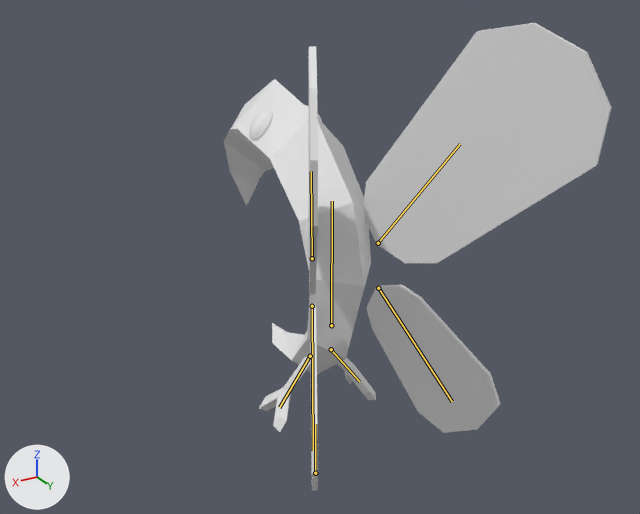
A saved change to the Blender file blender inbox/moonbird/moon bird.blend.
Before and after are seen from a camera (50 mm lens) standing at (0.507, 0.857, 0.747) and looking at (0.012, 0.031, 0.334). The axes (+X, +Y, +Z) are drawn at lower left. The lights are the same throughout. The bones that bend it are drawn over the model as lines.

Objects in the first picture: 'moon bird'.
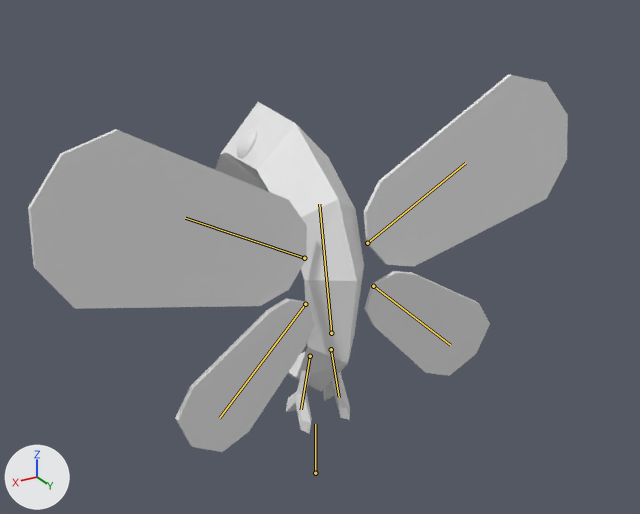
The newer file adds an action. The first version stands in its rest pose; the second is drawn at frame 86 of the action 'perched'.

Changed parts and their boxes (x1, y1, x2, y2) in the pictures (640 x 514 px):
'moon bird', posed (39% wider, 19% shorter)
    before: (224, 23, 612, 490)
    after: (28, 74, 568, 452)
bone 'body', root to tip
    before: (331, 325) to (332, 201)
    after: (331, 333) to (319, 204)
bone 'topwing_l', root to tip
    before: (312, 258) to (311, 171)
    after: (304, 258) to (185, 218)
bone 'bottomwing_l', root to tip
    before: (312, 306) to (313, 450)
    after: (305, 304) to (219, 418)
bone 'leg_l', root to tip
    before: (310, 356) to (279, 407)
    after: (310, 356) to (301, 409)
bone 'topwing_r', root to tip
    before: (378, 243) to (460, 144)
    after: (367, 243) to (465, 163)
bone 'bottomwing_r', root to tip
    before: (378, 288) to (452, 401)
    after: (373, 286) to (450, 345)
bone 'leg_r', root to tip
    before: (331, 349) to (359, 381)
    after: (331, 349) to (339, 397)

The change, as a diff of the scene's bpy script:
```diff
--- a/blender inbox/moonbird/moon bird.blend.py
+++ b/blender inbox/moonbird/moon bird.blend.py
@@ bone_body @@
 bone_body = bpy.data.objects['Armature'].pose.bones['body']  # child of 'base'
-bone_body.location = (0.0, 0.0, 0.0)
-bone_body.rotation_quaternion = (1.0, 0.0, 0.0, 0.0)  # degrees (0, 0, 0)
+bone_body.location = (0.0, -0.13, 0.0)
+bone_body.rotation_quaternion = (0.996, 0.087, 0.0, 0.0)  # degrees (10, 0, 0)
@@ bone_topwing_l @@
 bone_topwing_l = bpy.data.objects['Armature'].pose.bones['topwing_l']  # child of 'body'
-bone_topwing_l.location = (0.0, 0.0, 0.0)
-bone_topwing_l.rotation_quaternion = (1.0, 0.0, 0.0, 0.0)  # degrees (0, 0, 0)
+bone_topwing_l.location = (-0.02, 0.0, 0.0)
+bone_topwing_l.rotation_quaternion = (0.849, -0.067, -0.349, -0.391)  # degrees (12, -40, -54)
@@ bone_bottomwing_l @@
 bone_bottomwing_l = bpy.data.objects['Armature'].pose.bones['bottomwing_l']  # child of 'body'
-bone_bottomwing_l.location = (0.0, 0.0, 0.0)
-bone_bottomwing_l.rotation_quaternion = (1.0, 0.0, 0.0, 0.0)  # degrees (0, 0, 0)
+bone_bottomwing_l.location = (0.03, -0.04, -0.01)
+bone_bottomwing_l.rotation_quaternion = (0.892, -0.141, 0.259, -0.343)  # degrees (-27, 21, -47)
@@ bone_leg_l @@
 bone_leg_l = bpy.data.objects['Armature'].pose.bones['leg_l']  # child of 'body'
-bone_leg_l.location = (0.0, 0.0, 0.0)
-bone_leg_l.rotation_quaternion = (1.0, 0.0, 0.0, 0.0)  # degrees (0, 0, 0)
+bone_leg_l.location = (-0.08, -0.15, -0.11)
+bone_leg_l.rotation_quaternion = (0.97, 0.226, -0.034, 0.08)  # degrees (26, -6, 8)
@@ bone_topwing_r @@
 bone_topwing_r = bpy.data.objects['Armature'].pose.bones['topwing_r']  # child of 'body'
-bone_topwing_r.location = (0.0, 0.0, 0.0)
-bone_topwing_r.rotation_quaternion = (1.0, 0.0, 0.0, 0.0)  # degrees (0, 0, 0)
+bone_topwing_r.location = (0.02, 0.0, 0.0)
+bone_topwing_r.rotation_quaternion = (0.849, -0.067, 0.349, 0.391)  # degrees (12, 40, 54)
@@ bone_bottomwing_r @@
 bone_bottomwing_r = bpy.data.objects['Armature'].pose.bones['bottomwing_r']  # child of 'body'
-bone_bottomwing_r.location = (0.0, 0.0, 0.0)
-bone_bottomwing_r.rotation_quaternion = (1.0, 0.0, 0.0, 0.0)  # degrees (0, 0, 0)
+bone_bottomwing_r.location = (-0.03, -0.04, -0.01)
+bone_bottomwing_r.rotation_quaternion = (0.892, -0.141, -0.259, 0.343)  # degrees (-27, -21, 47)
@@ bone_leg_r @@
 bone_leg_r = bpy.data.objects['Armature'].pose.bones['leg_r']  # child of 'body'
-bone_leg_r.location = (0.0, 0.0, 0.0)
-bone_leg_r.rotation_quaternion = (1.0, 0.0, 0.0, 0.0)  # degrees (0, 0, 0)
+bone_leg_r.location = (0.08, -0.15, -0.11)
+bone_leg_r.rotation_quaternion = (0.97, 0.226, 0.034, -0.08)  # degrees (26, 6, -8)
```
